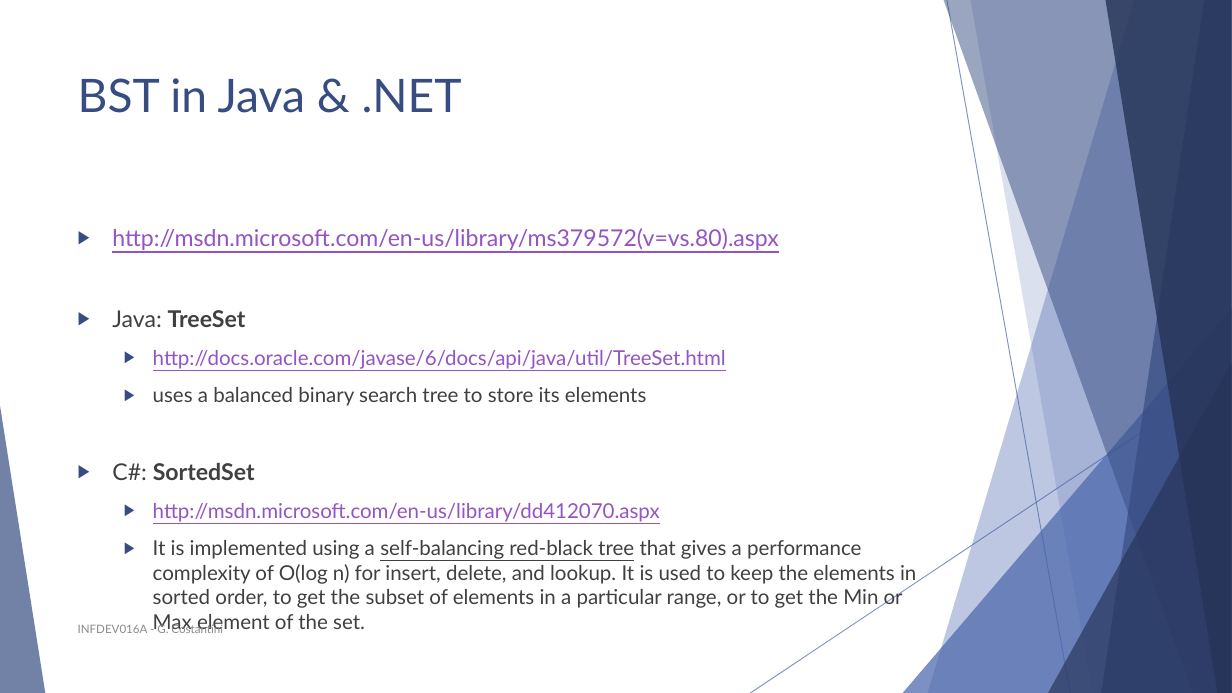
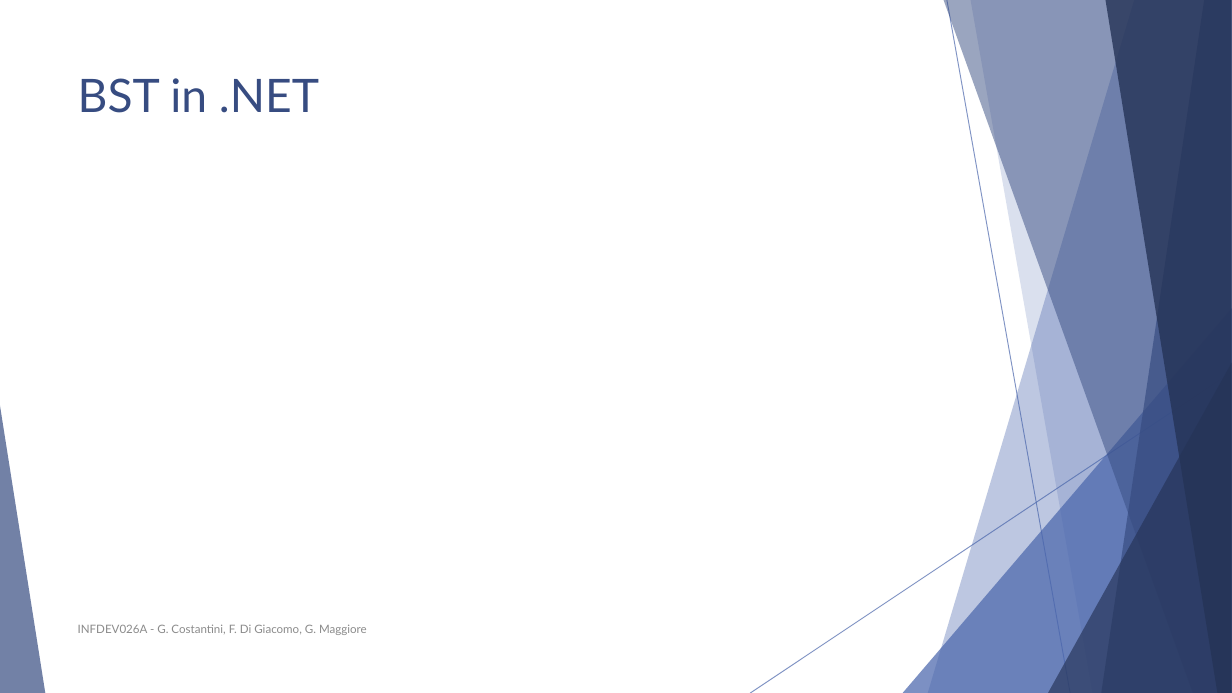
Before and after one commit to polyanos/INFDEV01-6A, a slide deck: slide 43 of Slides/Week 4 - Binary trees.pptx (slide 51 before the commit). Drawn at 1232x693 pixels with LibreOffice and Linux fonts; fonts in the diff are those of the drawing; grey boxes stand for pictures. Boxes give left, top, right and bottom in pixels: in the first picture for what was removed or moved away, otherwise in the second. Text is boxed around its words. In the diff, an @@ line names an element or a change of style, - is before the commit and + after.

```diff
--- a/Slides/Week 4 - Binary trees.pptx
+++ b/Slides/Week 4 - Binary trees.pptx
@@ title at (78,78,319,113): text changed @@
-BST in Java & .NET
+BST in .NET
@@ text removed at (112,228,916,610) @@
-▶ http://msdn.microsoft.com/en-us/library/ms379572(v=vs.80).aspx
-▶ Java: TreeSet
-  ▶ http://docs.oracle.com/javase/6/docs/api/java/util/TreeSet.html
-  ▶ uses a balanced binary search tree to store its elements
-▶ C#: SortedSet
-  ▶ http://msdn.microsoft.com/en-us/library/dd412070.aspx
-  ▶ It is implemented using a self-balancing red-black tree that gives a performance complexity of O(log n) for insert, delete, and lookup. It is used to keep the elements in sorted order, to get the subset of elements in a particular range, or to get the Min or Max element of the set.
@@ text at (78,624,367,635): text changed @@
-INFDEV016A - G. Costantini
+INFDEV026A - G. Costantini, F. Di Giacomo, G. Maggiore
```
Also in this commit, not shown: 43 other slides changed, 12 slides added, 7 slides removed.
